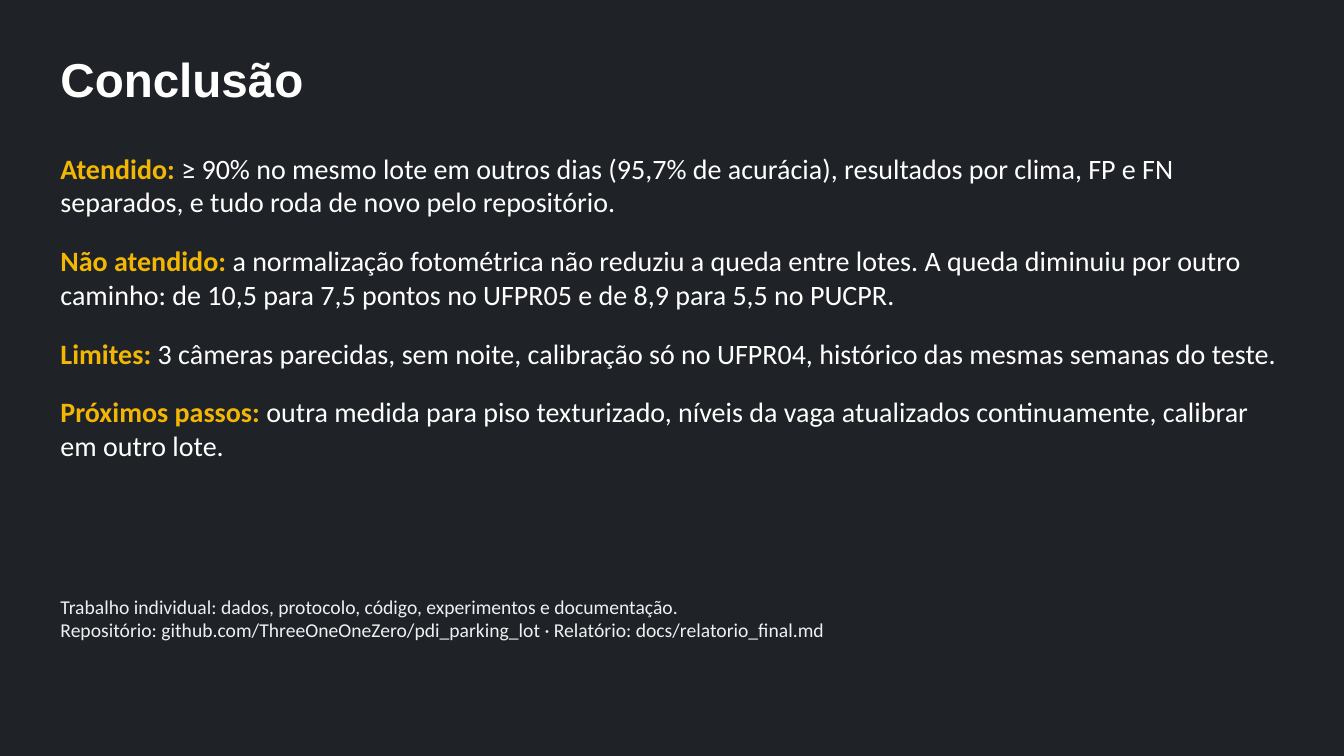
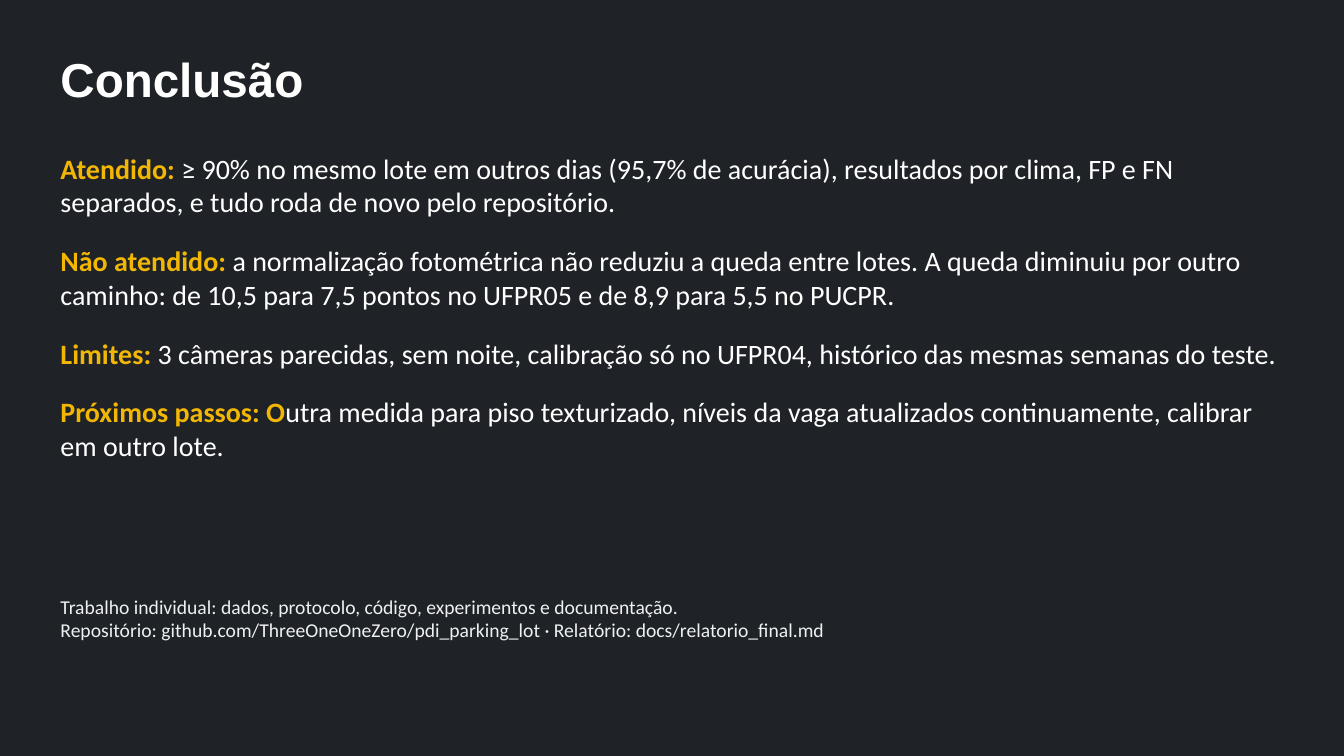
Before and after one commit to ThreeOneOneZero/pdi_parking_lot, a slide deck: slide 12 of slides/apresentacao_m3.pptx. Drawn at 1344x756 pixels with LibreOffice and Linux fonts; fonts in the diff are those of the drawing. Boxes give left, top, right and bottom in pixels: in the first picture for what was removed or moved away, otherwise in the second. Text is boxed around its words. In the diff, an @@ line names an element or a change of style, - is before the commit and + after.

```diff
--- a/slides/apresentacao_m3.pptx
+++ b/slides/apresentacao_m3.pptx
@@ text at (60, 402, 1252, 456): text changed @@
-Próximos passos: outra medida para piso texturizado, níveis da vaga atualizados continuamente, calibrar em outro lote.
+Próximos passos: Outra medida para piso texturizado, níveis da vaga atualizados continuamente, calibrar em outro lote.
```
Also in this commit, not shown: 6 other slides changed.
